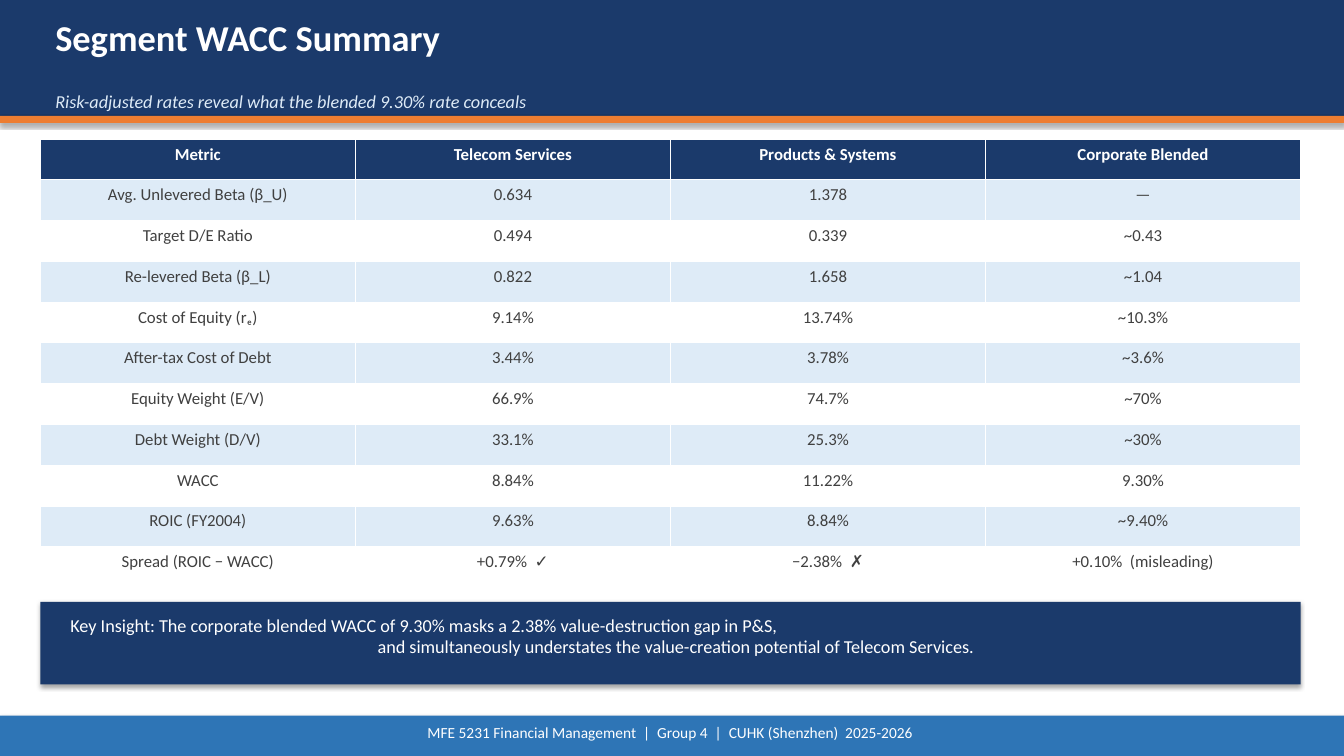
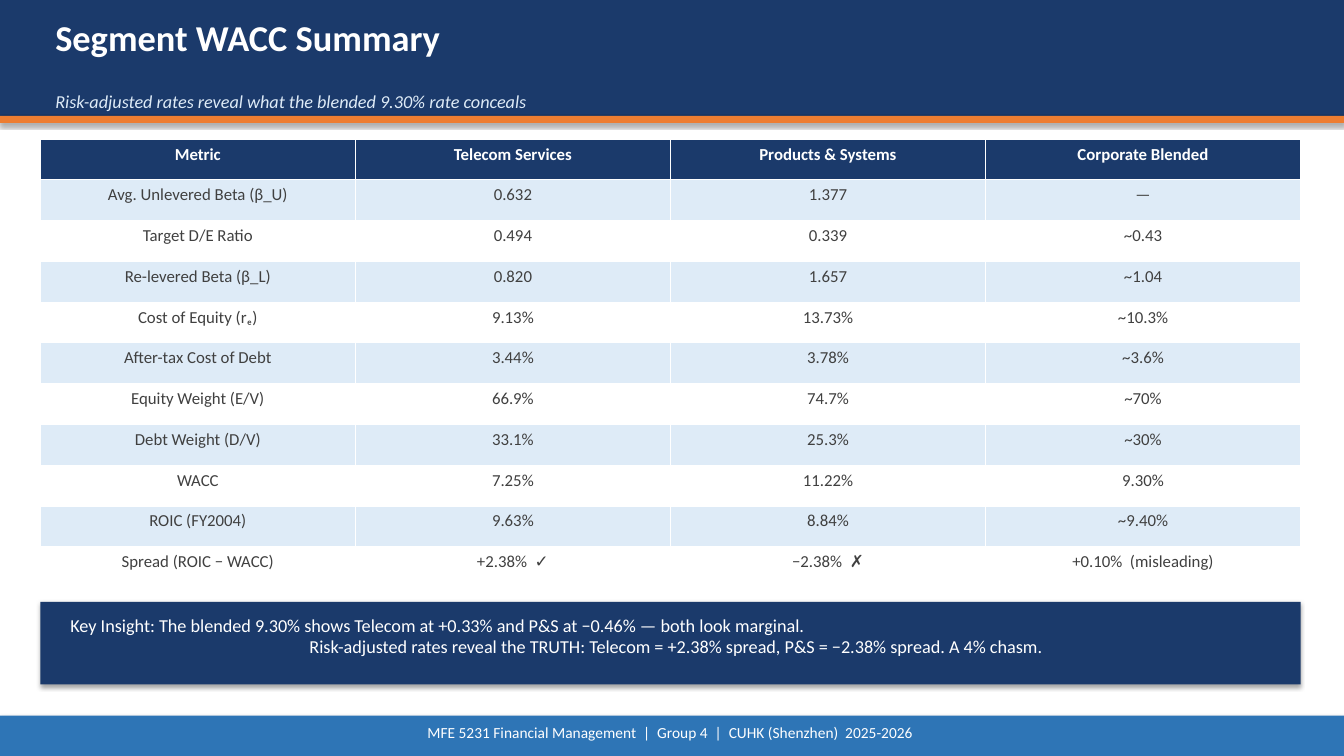
Before and after one commit to zou-haiyun-316/mfe5231casestudy, a slide deck: slide 7 of TeleTech_Case4_Presentation.pptx. Drawn at 1344x756 pixels with LibreOffice and Linux fonts; fonts in the diff are those of the drawing. Boxes give left, top, right and bottom in pixels: in the first picture for what was removed or moved away, otherwise in the second. Text is boxed around its words. In the diff, an @@ line names an element or a change of style, - is before the commit and + after.

```diff
--- a/TeleTech_Case4_Presentation.pptx
+++ b/TeleTech_Case4_Presentation.pptx
@@ table at box(40, 139, 1299, 588) @@
-row 2, column 2: 0.634
+row 2, column 2: 0.632
-row 2, column 3: 1.378
+row 2, column 3: 1.377
-row 4, column 2: 0.822
+row 4, column 2: 0.820
-row 4, column 3: 1.658
+row 4, column 3: 1.657
-row 5, column 2: 9.14%
+row 5, column 2: 9.13%
-row 5, column 3: 13.74%
+row 5, column 3: 13.73%
-row 9, column 2: 8.84%
+row 9, column 2: 7.25%
-row 11, column 2: +0.79% ✓
+row 11, column 2: +2.38% ✓
@@ text at box(70, 619, 1042, 656): text changed @@
-Key Insight: The corporate blended WACC of 9.30% masks a 2.38% value-destruction gap in P&S,
-and simultaneously understates the value-creation potential of Telecom Services.
+Key Insight: The blended 9.30% shows Telecom at +0.33% and P&S at −0.46% — both look marginal.
+Risk-adjusted rates reveal the TRUTH: Telecom = +2.38% spread, P&S = −2.38% spread. A 4% chasm.
```
Also in this commit, not shown: 11 other slides changed, 1 other file.
